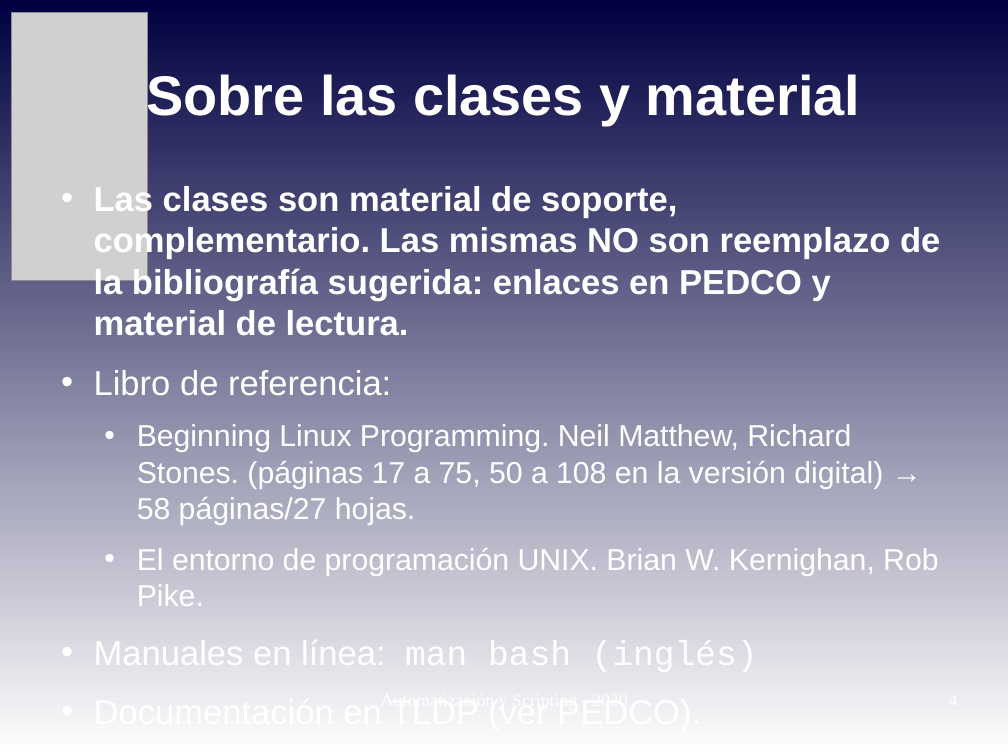
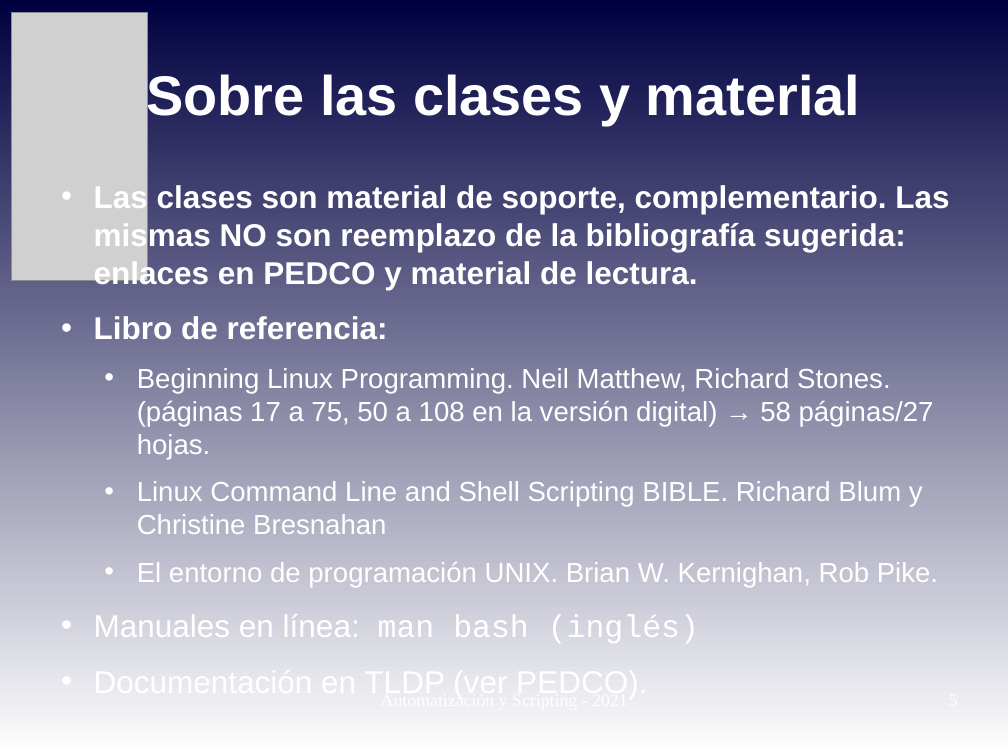
Before and after one commit to niniadcobre/-AutoyScripting, a slide deck: slide 5 of clases/AYS_clase01.odp (slide 4 before the commit). Drawn at 1008x756 pixels with LibreOffice and Linux fonts; fonts in the diff are those of the drawing; grey boxes stand for pictures. Boxes give left, top, right and bottom in pixels: in the first picture for what was removed or moved away, otherwise in the second. Text is boxed around its words. In the diff, an @@ line names an element or a change of style, - is before the commit and + after.

```diff
--- a/clases/AYS_clase01.odp
+++ b/clases/AYS_clase01.odp
@@ text at [94, 183, 949, 647]: size 27.2 to 24.8 pt in "Las clases son material de soporte, complementario. ...", "Libro de referencia:", "Manuales en línea: man bash (inglés)", "Documentación en TLDP (ver PEDCO)."; bold on in "Libro de referencia:"; size 23.8 to 21.7 pt in "Beginning Linux Programming. Neil Matthew, Richard Stones. ...", "El entorno de programación UNIX. Brian W. ..." @@
@@ text at [137, 481, 923, 534]: paragraph added @@
+  • Linux Command Line and Shell Scripting BIBLE. Richard Blum y Christine Bresnahan
```
Also in this commit, not shown: 3 other slides changed, 2 slides added, 1 slide removed, 2 other files.
